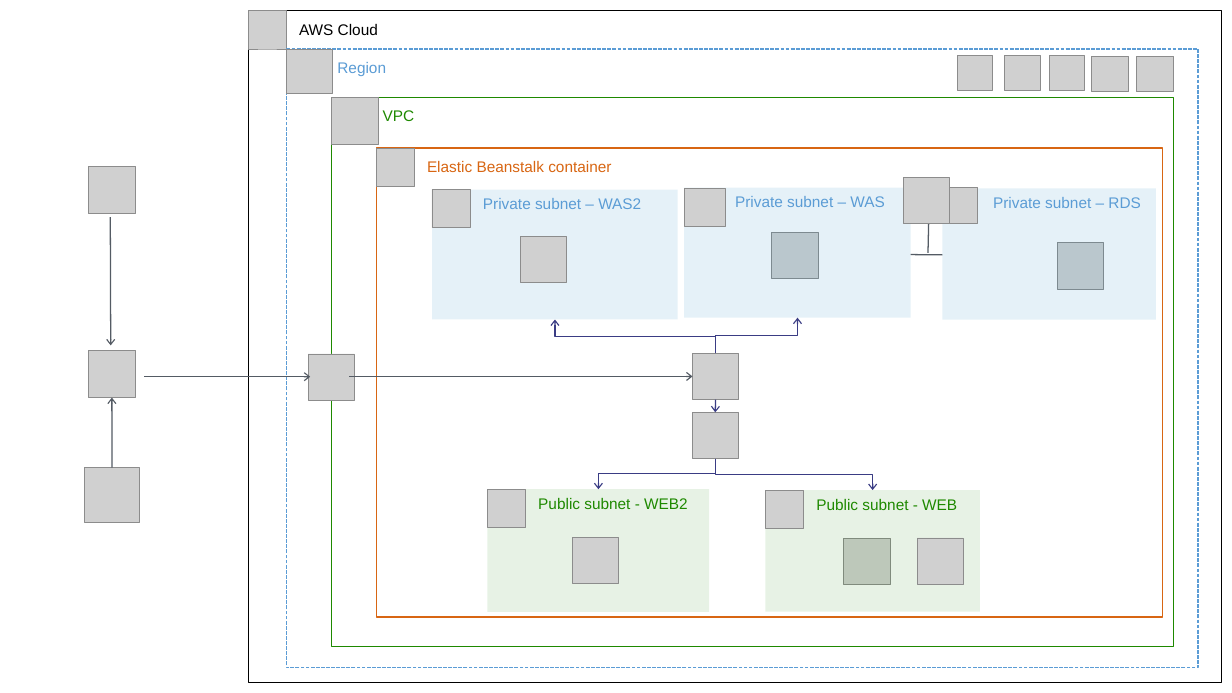
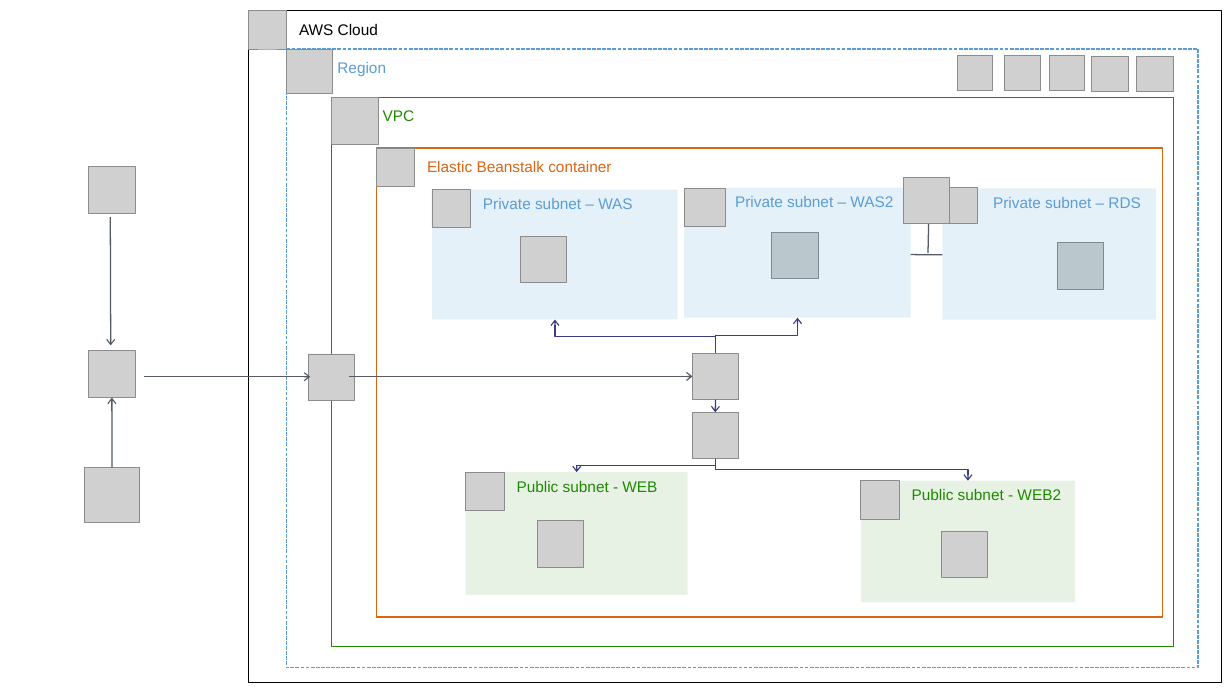
Before and after one commit to SeolMyeongJae/KSA-final-project, a slide deck: slide 5 of 06-최종산출물/AWS 구성도 ver 0.1.pptx. Drawn at 1232x693 pixels with LibreOffice and Linux fonts; fonts in the diff are those of the drawing; grey boxes stand for pictures. Boxes give left, top, right and bottom in pixels: in the first picture for what was removed or moved away, otherwise in the second. Text is boxed around its words. In the diff, an @@ line names an element or a change of style, - is before the commit and + after.

```diff
--- a/06-최종산출물/AWS 구성도 ver 0.1.pptx
+++ b/06-최종산출물/AWS 구성도 ver 0.1.pptx
@@ text in rectangle at [483,198,632,209]: text changed @@
-Private subnet – WAS2
+Private subnet – WAS
@@ text in rectangle at [735,196,893,207]: text changed @@
-Private subnet – WAS
+Private subnet – WAS2
@@ picture: place and size @@
-picture at [488,490,527,529]
+picture at [466,472,505,511]
@@ rectangle "Public subnet - WEB": place and size @@
-rectangle "Public subnet - WEB" at [488,489,710,612]
+rectangle "Public subnet - WEB" at [466,472,688,595]
@@ elbow arrow moved from (715, 458) - (599, 489) to (715, 458) - (577, 472) @@
@@ elbow arrow moved from (715, 458) - (872, 490) to (715, 458) - (969, 481) @@
@@ text in rectangle at [517,481,657,492]: text changed @@
-Public subnet - WEB2
+Public subnet - WEB
@@ picture: place and size @@
-picture at [765,491,804,530]
+picture at [861,481,900,519]
@@ rectangle "Public subnet - WEB2": place and size @@
-rectangle "Public subnet - WEB2" at [765,490,980,612]
+rectangle "Public subnet - WEB2" at [861,481,1076,603]
@@ text in rectangle at [912,489,1061,500]: text changed @@
-Public subnet - WEB
+Public subnet - WEB2
@@ picture added at [538,521,584,567] @@
@@ picture removed at [573,538,619,584] @@
@@ picture removed at [844,539,890,585] @@
@@ picture: place and size @@
-picture at [918,538,964,584]
+picture at [942,531,988,578]
```
Also in this commit, not shown: 1 other slide changed, 1 slide added, 1 other file.
